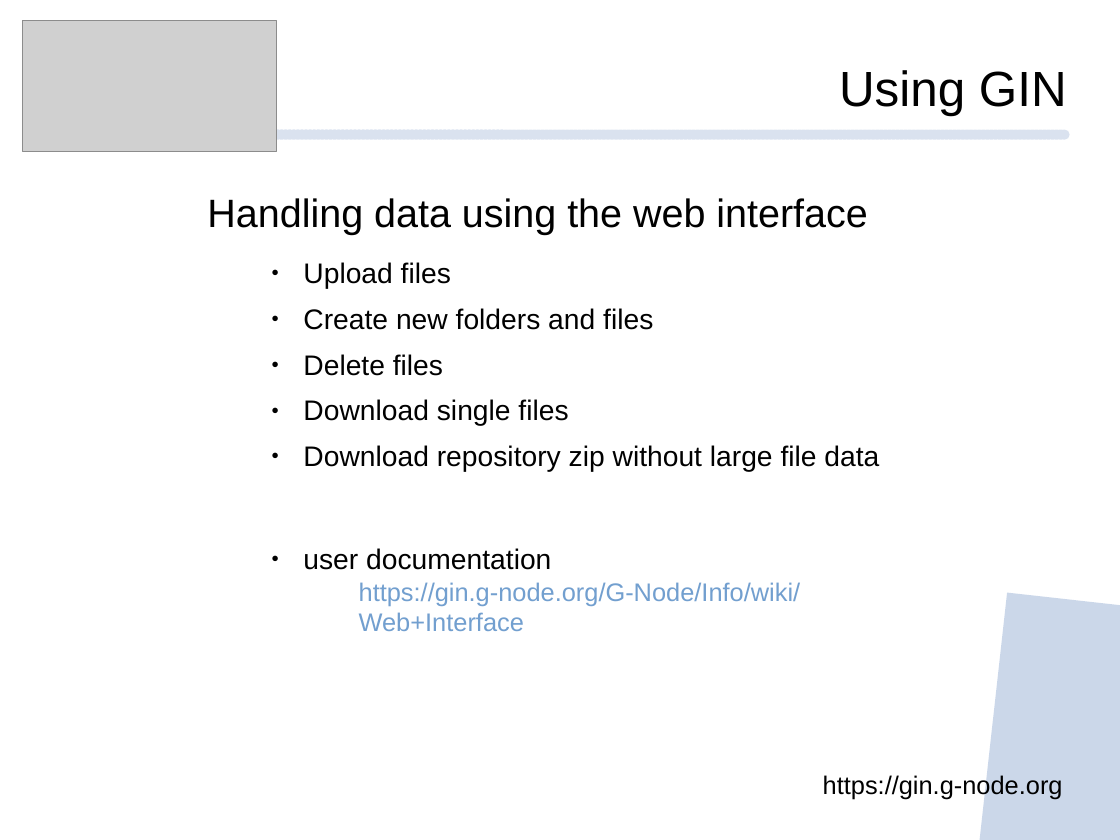
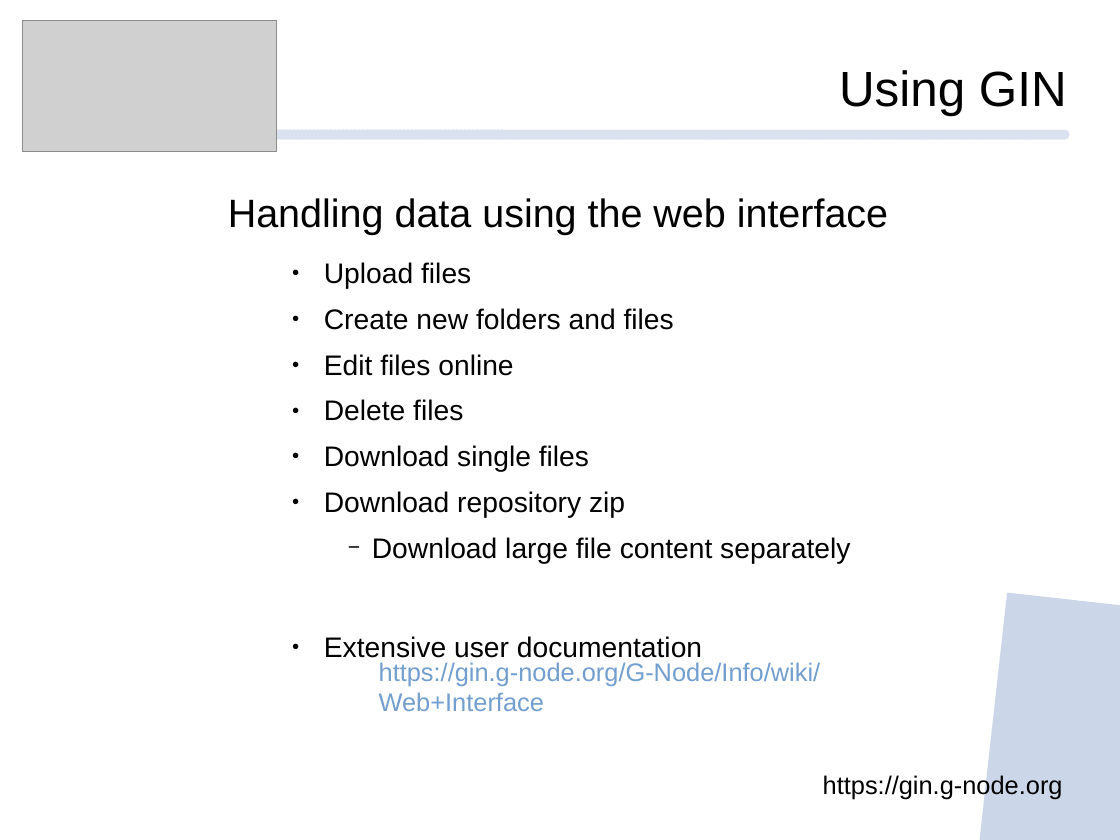
Before and after one commit to mpsonntag/prespost, a slide deck: slide 7 of 202209_INCF_online/202209_INCF_Online_GIN.odp. Drawn at 1120x840 pixels with LibreOffice and Linux fonts; fonts in the diff are those of the drawing; grey boxes stand for pictures; background and template pictures are left out. Boxes give left, top, right and bottom in pixels: in the first picture for what was removed or moved away, otherwise in the second. Text is boxed around its words. In the diff, an @@ line names an element or a change of style, - is before the commit and + after.

```diff
--- a/202209_INCF_online/202209_INCF_Online_GIN.odp
+++ b/202209_INCF_online/202209_INCF_Online_GIN.odp
@@ text "Handling data using the web ...": place and size @@
-text "Handling data using the web ..." at (207,198,879,472)
+text "Handling data using the web ..." at (228,198,888,663)
@@ text at (324,354,513,376): paragraph added @@
+    ● Edit files online
@@ text at (324,491,850,663): text changed @@
-    ● Download repository zip without large file data
-    ● user documentation
+    ● Download repository zip
+      − Download large file content separately
+    ● Extensive user documentation
@@ text "https://gin.g-node.org/G-Node/Info/wiki/Web+Interface": place and size @@
-text "https://gin.g-node.org/G-Node/Info/wiki/Web+Interface" at (359,582,801,631)
+text "https://gin.g-node.org/G-Node/Info/wiki/Web+Interface" at (379,662,821,711)
```
Also in this commit, not shown: 4 other slides changed.
